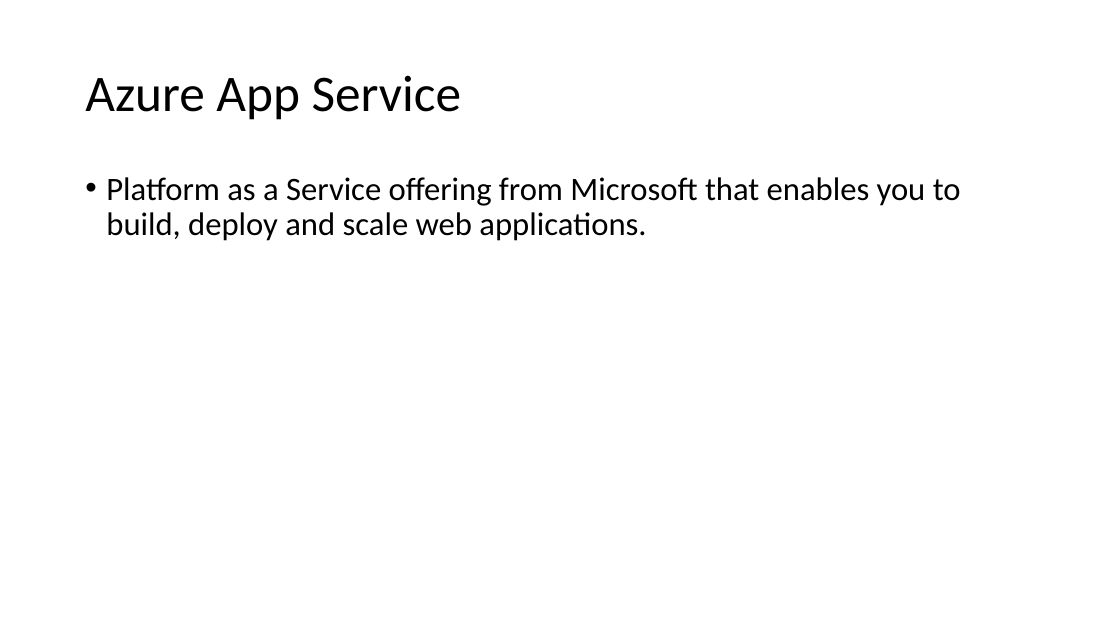
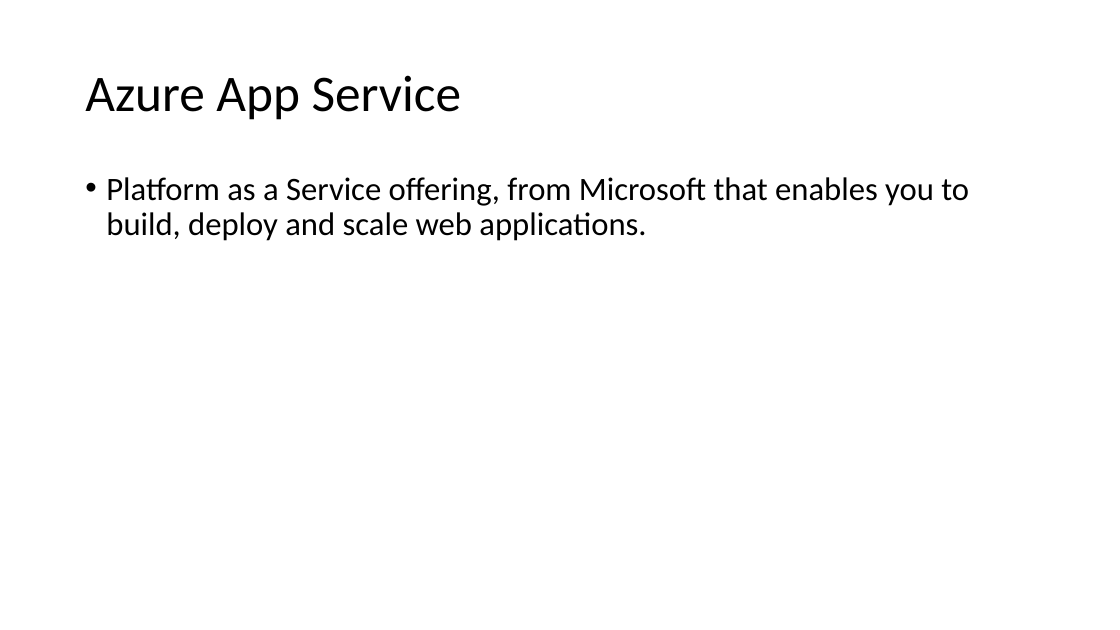
Before and after one commit to adnane-habib/11Feb-AZ104, a slide deck: slide 2 of Design and Implement Azure App Service Apps.pptx. Drawn at 1120x630 pixels with LibreOffice and Linux fonts; fonts in the diff are those of the drawing. Boxes give left, top, right and bottom in pixels: in the first picture for what was removed or moved away, otherwise in the second. Text is boxed around its words. In the diff, an @@ line names an element or a change of style, - is before the commit and + after.

```diff
--- a/Design and Implement Azure App Service Apps.pptx
+++ b/Design and Implement Azure App Service Apps.pptx
@@ text at (x1=106, y1=177, x2=969, y2=241): text changed @@
-• Platform as a Service offering from Microsoft that enables you to build, deploy and scale web applications.
+• Platform as a Service offering, from Microsoft that enables you to build, deploy and scale web applications.
```
Also in this commit, not shown: 6 other slides changed, 5 slides added.
